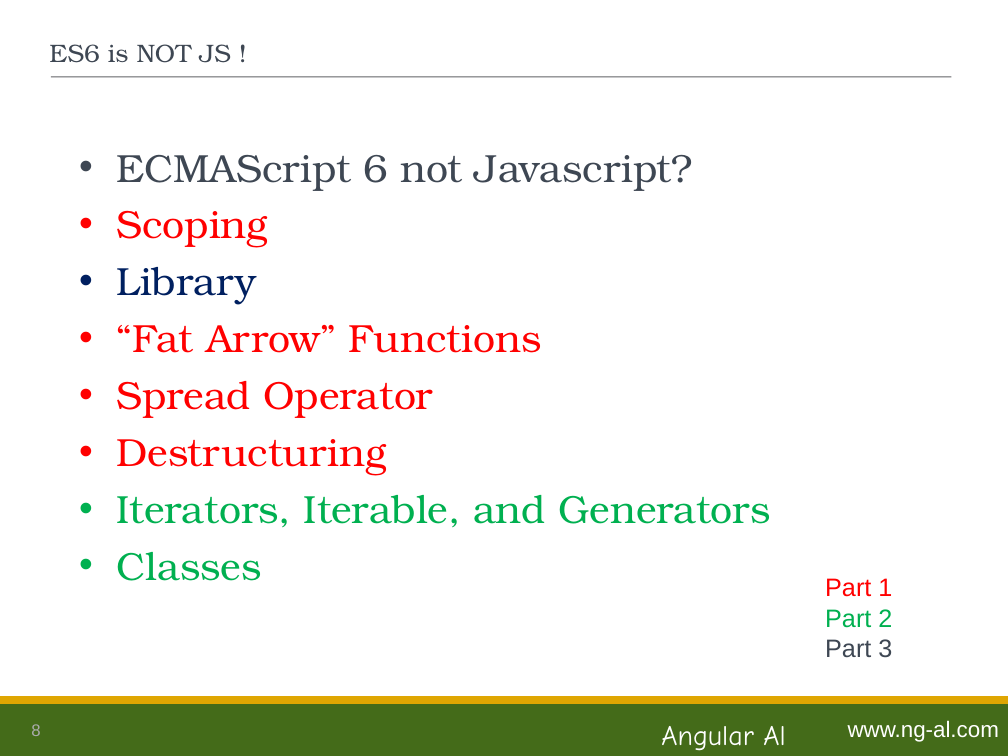
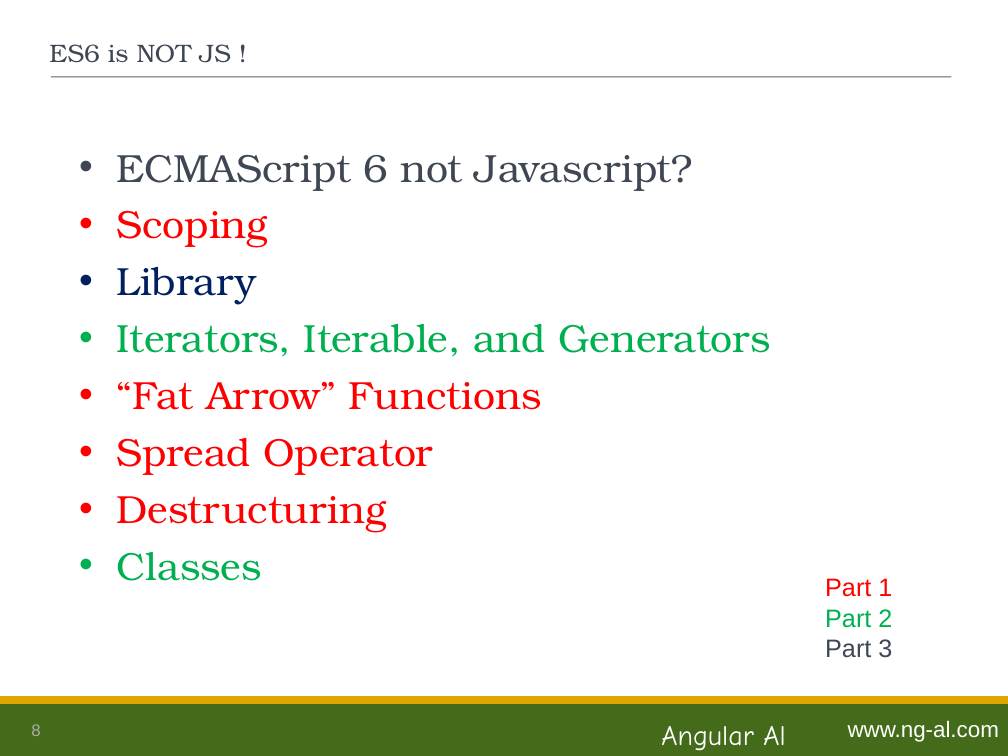
Before and after one commit to ng-al/es6-Intro, a slide deck: slide 8 of es6_Intro.ppt. Drawn at 1008x756 pixels with LibreOffice and Linux fonts; fonts in the diff are those of the drawing. Boxes give left, top, right and bottom in pixels: in the first picture for what was removed or moved away, otherwise in the second. Text is boxed around its words. In the diff, an @@ line names an element or a change of style, - is before the commit and + after.

```diff
--- a/es6_Intro.ppt
+++ b/es6_Intro.ppt
@@ text at box(117, 324, 771, 357): paragraph added @@
+• Iterators, Iterable, and Generators
@@ text at box(117, 495, 771, 528): paragraph removed @@
-• Iterators, Iterable, and Generators
```
Also in this commit, not shown: 7 other slides changed, 1 slide removed.
